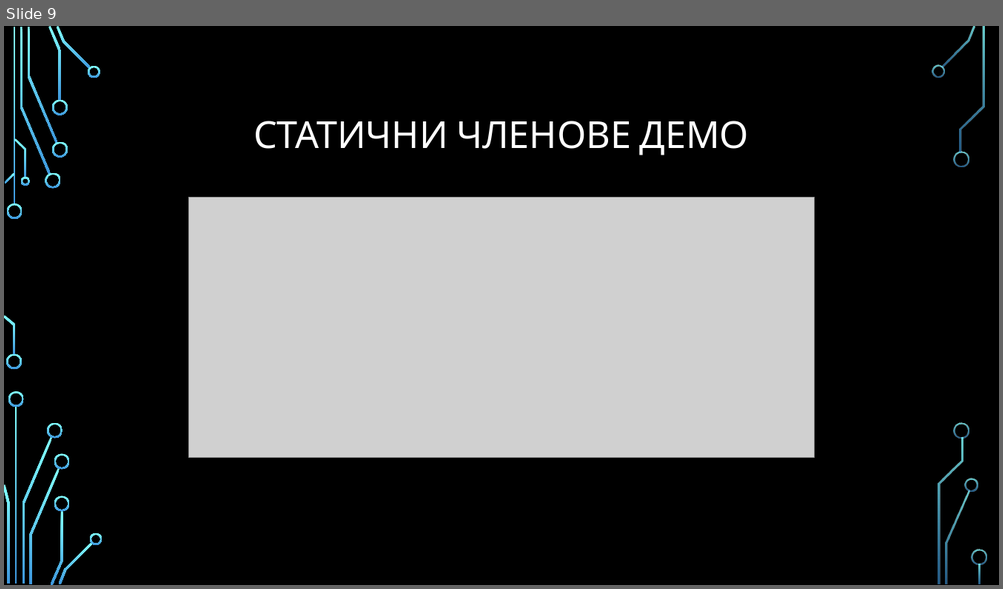
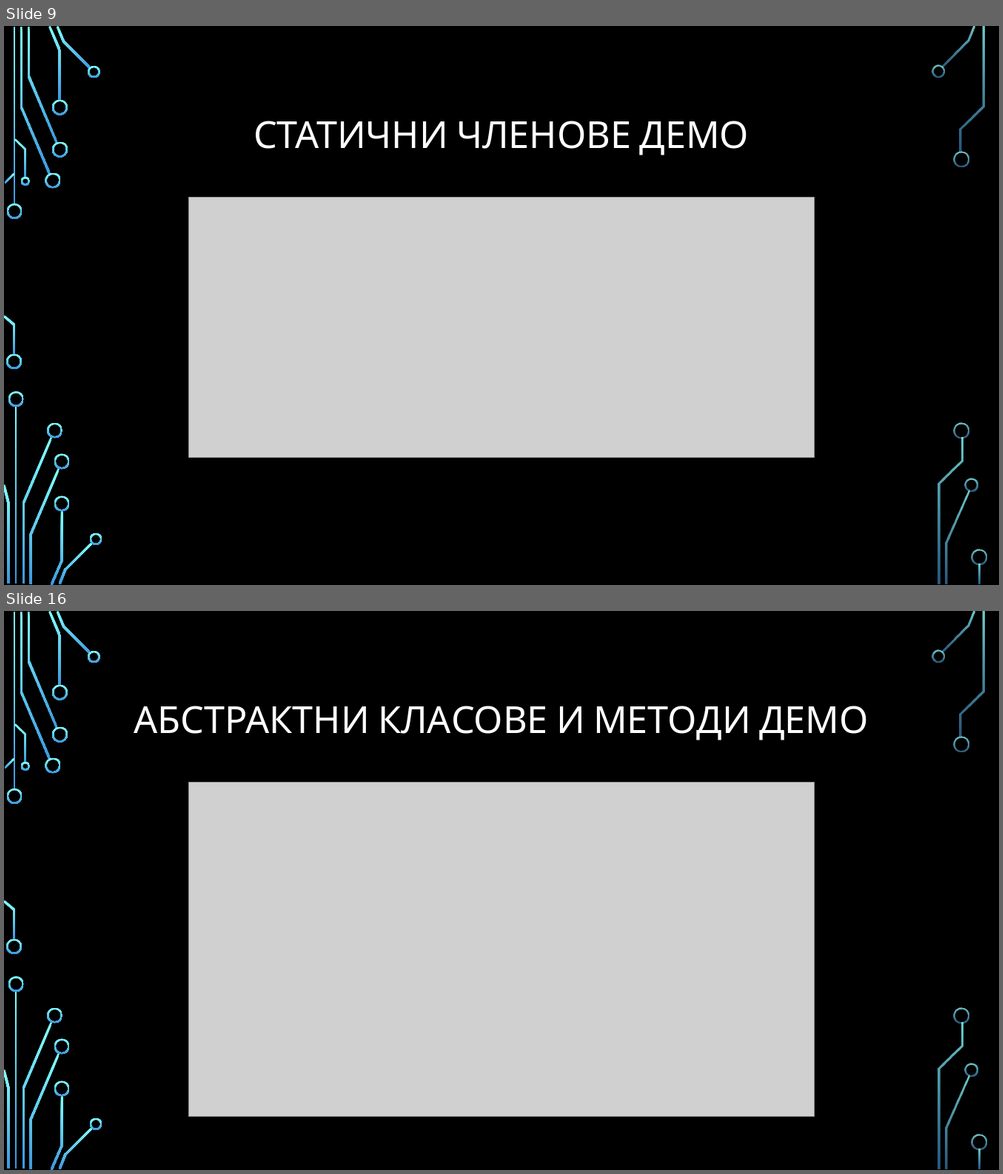
Before and after one commit to Bilyukov/java-course, a slide deck: 05.classes-and-object.pptx. Shown one above the other, each under a label of ours: slide 9 before the commit, slides 9 and 16 after it; the slides between them are not shown. The pictures are 1003x589 and 1003x1174 pixels, drawn with LibreOffice and Linux fonts; fonts in the diff are those of the drawing; grey boxes stand for pictures; background and template pictures are left out. Boxes give left, top, right and bottom in pixels: in the first picture for what was removed or moved away, otherwise in the second. Text is boxed around its words. In the diff, an @@ line names an element or a change of style, - is before the commit and + after.

```diff
--- a/05.classes-and-object.pptx
+++ b/05.classes-and-object.pptx
@@ slide 16 added at (x1=4, y1=611, x2=999, y2=1170), background picture (left out); not listed: 36 template elements that a slide beside it also shows @@
@@ title added at (x1=134, y1=706, x2=868, y2=741), 36 pt, text #FFFFFF @@
+АБСТРАКТНИ КЛАСОВЕ И МЕТОДИ ДЕМО
@@ picture added at (x1=188, y1=782, x2=814, y2=1117) @@
```
Also in this commit, not shown: 10 other slides added, 30 other files.
